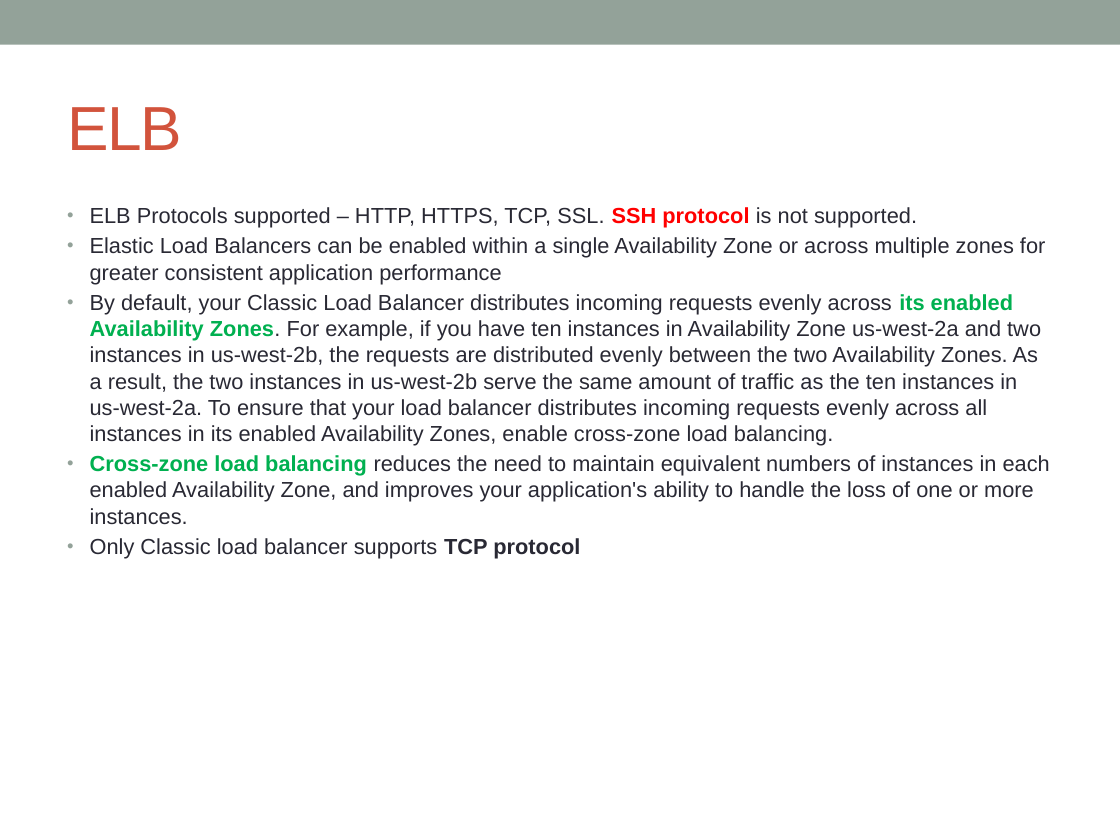
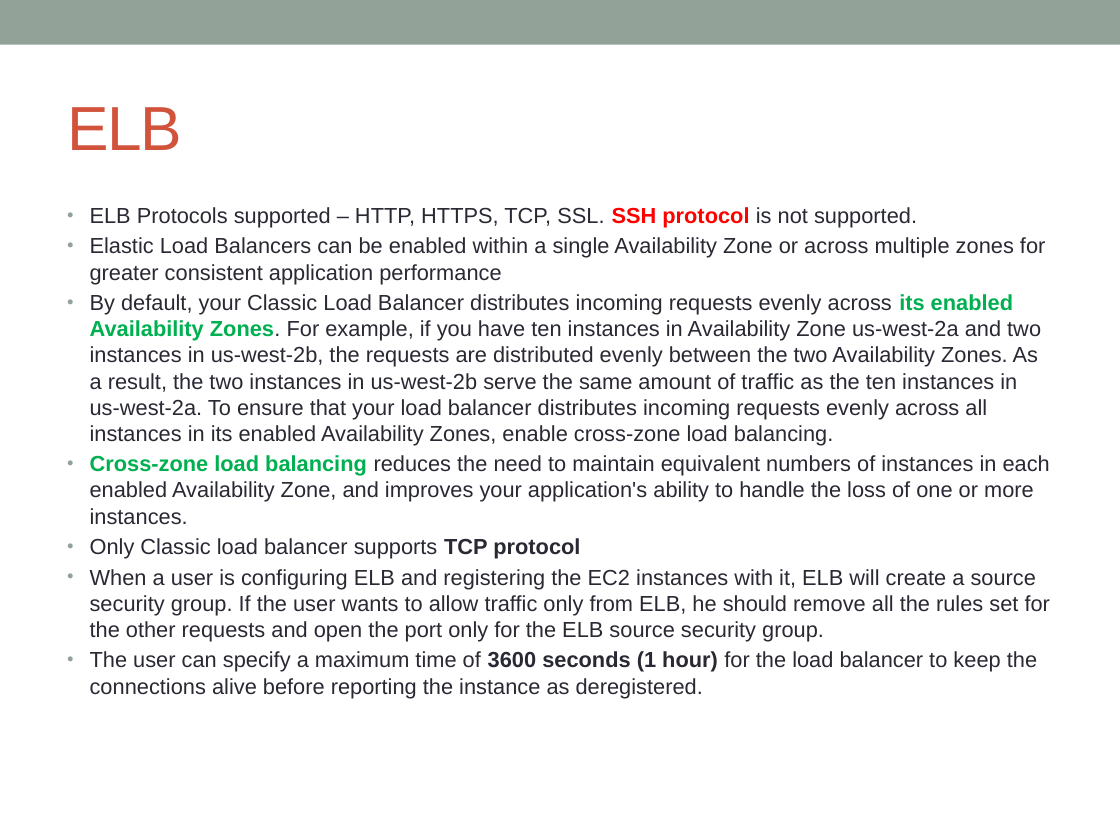
Before and after one commit to notionquest/ProjectDocumentation, a slide deck: slide 30 of AWS_Solution_Architect.pptx (slide 27 before the commit). Drawn at 1120x840 pixels with LibreOffice and Linux fonts; fonts in the diff are those of the drawing. Boxes give left, top, right and bottom in pixels: in the first picture for what was removed or moved away, otherwise in the second. Text is boxed around its words. In the diff, an @@ line names an element or a change of style, - is before the commit and + after.

```diff
--- a/AWS_Solution_Architect.pptx
+++ b/AWS_Solution_Architect.pptx
@@ text at bbox=[90, 569, 1050, 698]: paragraphs added @@
+• When a user is configuring ELB and registering the EC2 instances with it, ELB will create a source security group. If the user wants to allow traffic only from ELB, he should remove all the rules set for the other requests and open the port only for the ELB source security group.
+• The user can specify a maximum time of 3600 seconds (1 hour) for the load balancer to keep the connections alive before reporting the instance as deregistered.
```
Also in this commit, not shown: 15 other slides changed, 17 slides added.
